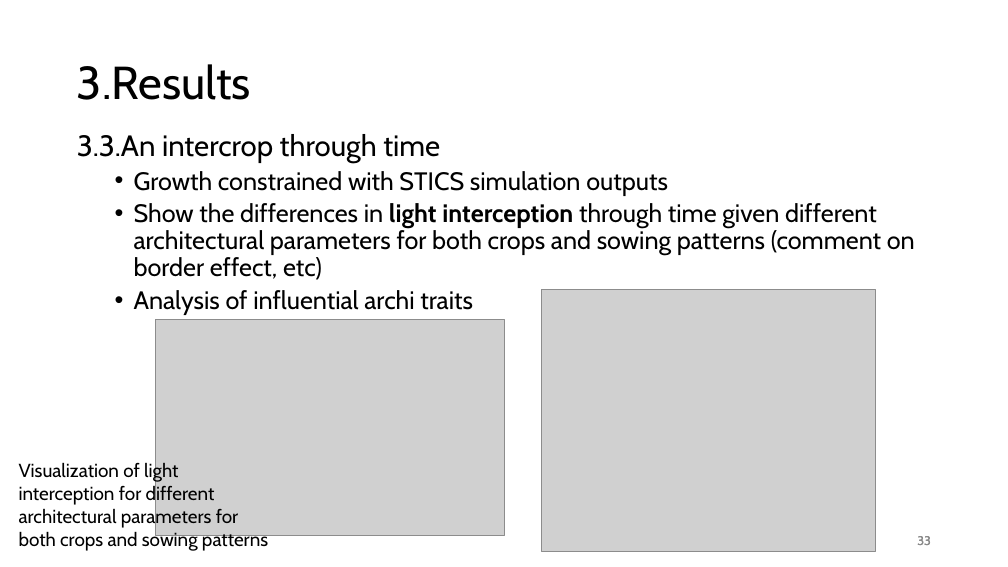
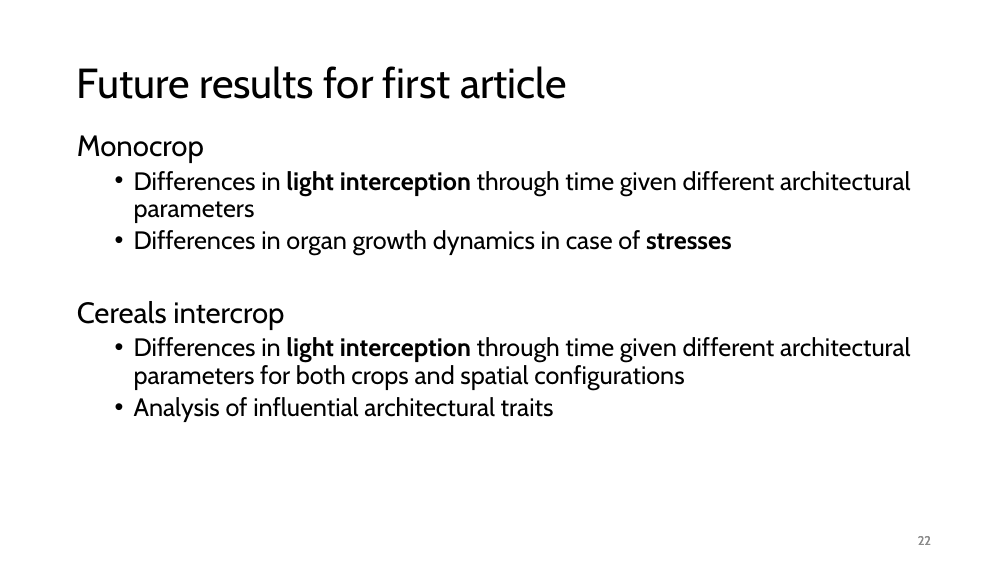
Before and after one commit to orianebro/PhD_Oriane, a slide deck: slide 22 of resources/ppt_reu_PhenoMEn_19_11_2024.pptx (slide 33 before the commit). Drawn at 1008x567 pixels with LibreOffice and Linux fonts; fonts in the diff are those of the drawing; grey boxes stand for pictures. Boxes give left, top, right and bottom in pixels: in the first picture for what was removed or moved away, otherwise in the second. Text is boxed around its words. In the diff, an @@ line names an element or a change of style, - is before the commit and + after.

```diff
--- a/resources/ppt_reu_PhenoMEn_19_11_2024.pptx
+++ b/resources/ppt_reu_PhenoMEn_19_11_2024.pptx
@@ title at <box>77,66,567,99</box>: text changed; size 44 to 40 pt @@
-3.Results
+Future results for first article
@@ text at <box>77,135,911,422</box>: text changed @@
-3.3.An intercrop through time
-  • Growth constrained with STICS simulation outputs
-  • Show the differences in light interception through time given different architectural parameters for both crops and sowing patterns (comment on border effect, etc)
-  • Analysis of influential archi traits
+Monocrop
+  • Differences in light interception through time given different architectural parameters
+  • Differences in organ growth dynamics in case of stresses
+Cereals intercrop
+  • Differences in light interception through time given different architectural parameters for both crops and spatial configurations
+  • Analysis of influential architectural traits
@@ picture removed at <box>541,290,876,551</box> @@
@@ picture removed at <box>155,319,504,535</box> @@
@@ text removed at <box>19,462,268,551</box> @@
-Visualization of light interception for different architectural parameters for both crops and sowing patterns
@@ page number at <box>712,526,939,556</box>: text changed @@
-33
+22
@@ page number at <box>918,536,931,545</box>: text changed @@
-33
+22
```
Also in this commit, not shown: 19 other slides changed, 1 slide added, 12 slides removed, 8 other files.
